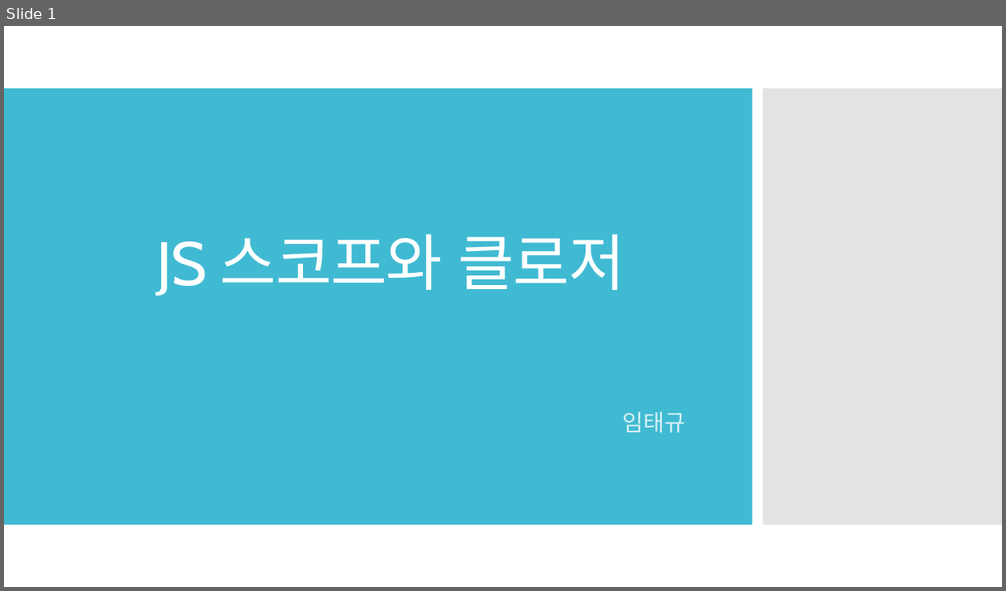
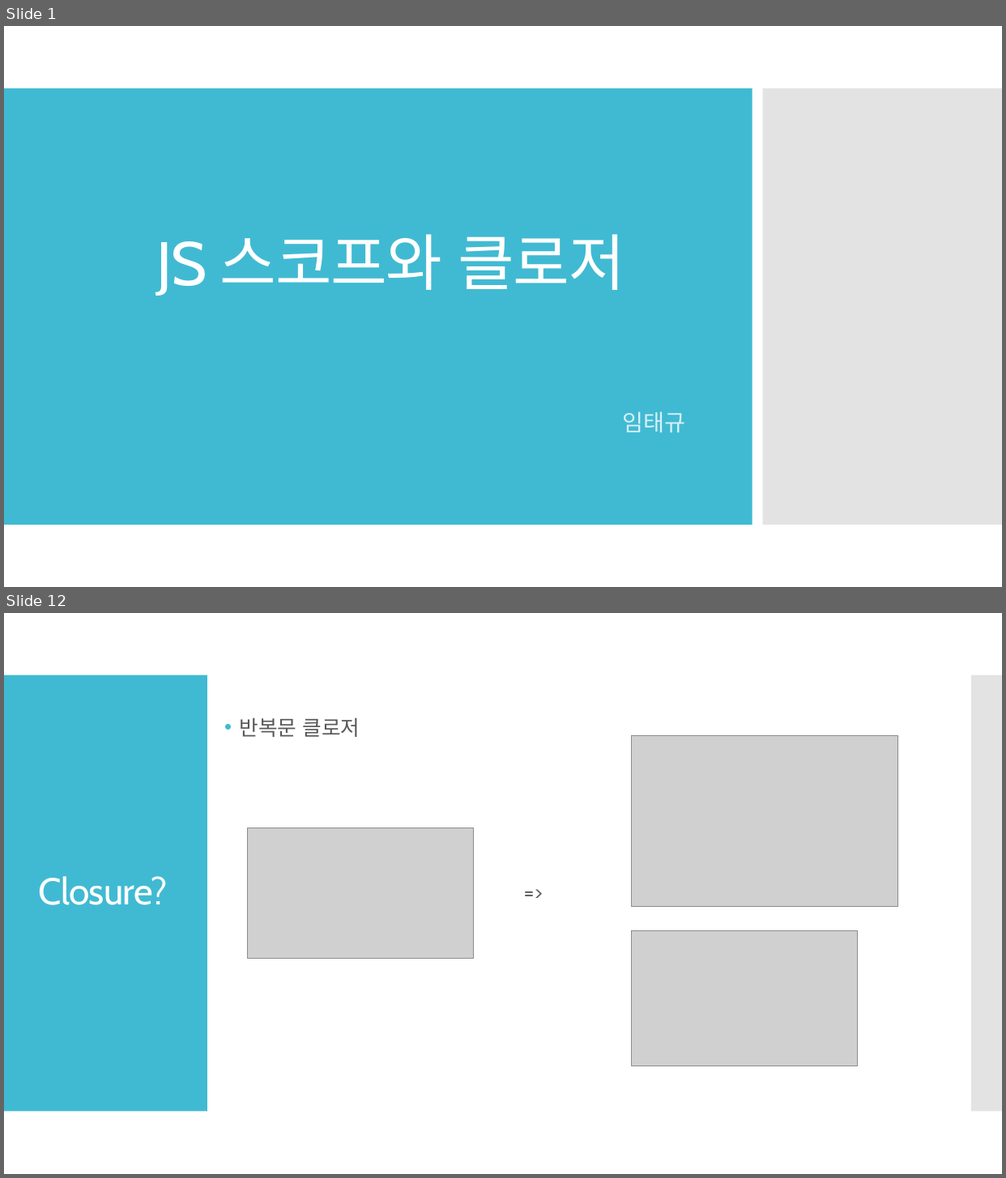
Before and after one commit to Laon63/Study_Javascript, a slide deck: JS 스코프와 클로저.pptx. Shown one above the other, each under a label of ours: slide 1 before the commit, slides 1 and 12 after it; the slides between them are not shown. The pictures are 1006x591 and 1006x1178 pixels, drawn with LibreOffice and Linux fonts; fonts in the diff are those of the drawing; grey boxes stand for pictures. Boxes give left, top, right and bottom in pixels: in the first picture for what was removed or moved away, otherwise in the second. Text is boxed around its words. In the diff, an @@ line names an element or a change of style, - is before the commit and + after.

```diff
--- a/JS 스코프와 클로저.pptx
+++ b/JS 스코프와 클로저.pptx
@@ slide 12 added at (x1=4, y1=613, x2=1002, y2=1174), background #FFFFFF @@
@@ rectangle added at (x1=4, y1=675, x2=207, y2=1112), fill #40BAD2 @@
@@ rectangle added at (x1=971, y1=675, x2=1002, y2=1112), fill #C8C8C8 at 50% opacity @@
@@ text added at (x1=240, y1=718, x2=360, y2=737), 20 pt, text #595959 @@
+• 반복문 클로저
+                =>
@@ picture added at (x1=632, y1=736, x2=898, y2=907) @@
@@ picture added at (x1=247, y1=828, x2=473, y2=959) @@
@@ title added at (x1=39, y1=876, x2=168, y2=905), 36 pt, text #FFFFFF @@
+Closure?
@@ picture added at (x1=632, y1=931, x2=858, y2=1066) @@
```
Also in this commit, not shown: 5 slides changed, 7 other slides added, 1 slide removed.
